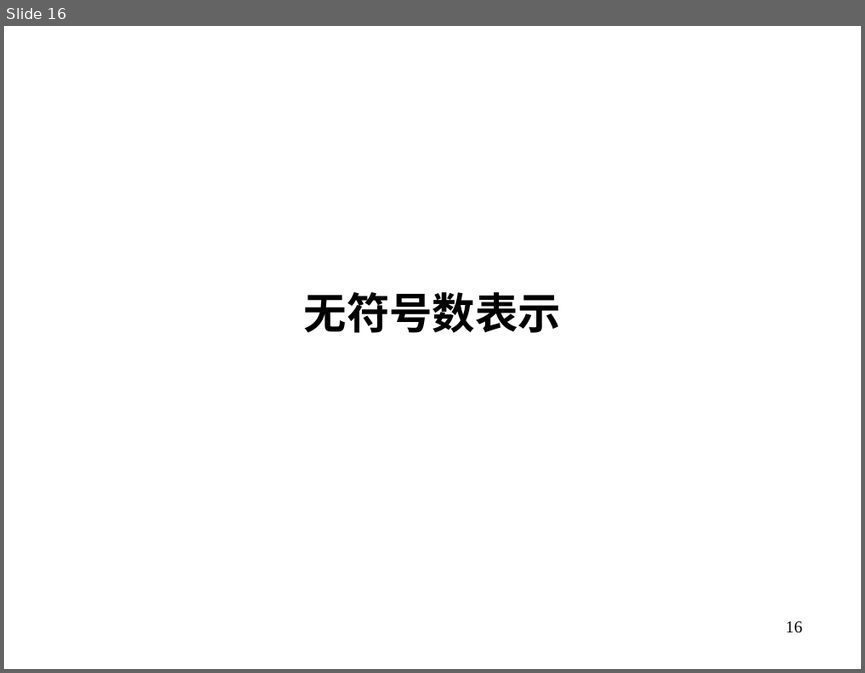
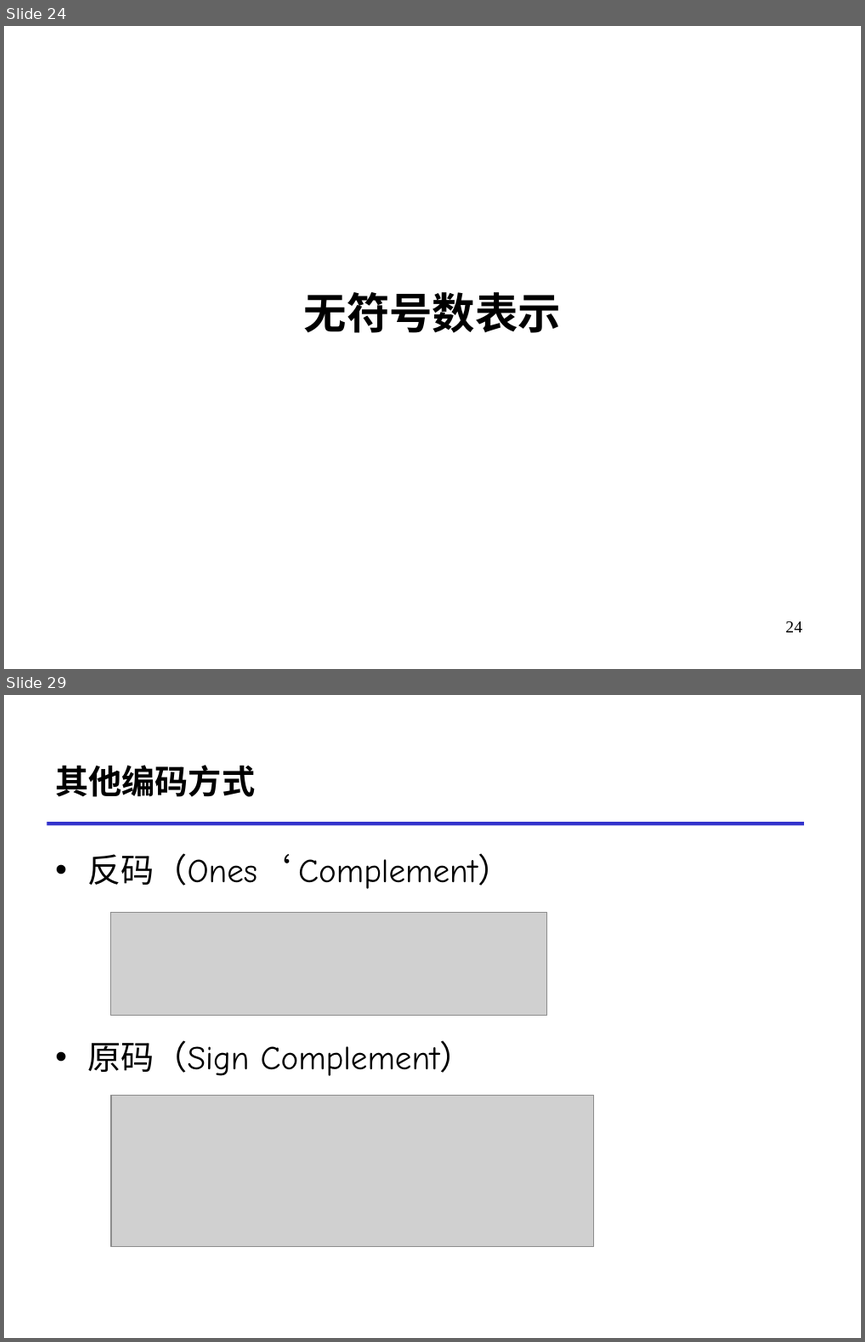
Before and after one commit to RUCICS/ICS1-2024-Preparation, a slide deck: 数的表示MoocDemo.pptx. Shown one above the other, each under a label of ours: slide 16 before the commit, slides 24 and 29 after it; the slides between them are not shown. The pictures are 865x673 and 865x1342 pixels, drawn with LibreOffice and Linux fonts; fonts in the diff are those of the drawing; grey boxes stand for pictures. Boxes give left, top, right and bottom in pixels: in the first picture for what was removed or moved away, otherwise in the second. Text is boxed around its words. In the diff, an @@ line names an element or a change of style, - is before the commit and + after.

```diff
--- a/数的表示MoocDemo.pptx
+++ b/数的表示MoocDemo.pptx
@@ slide 29 added at [4,695,861,1338], background #FFFFFF @@
@@ title added at [55,765,255,797], 28 pt, text #000000, bold @@
+其他编码方式
@@ line added from (46, 823) to (803, 823), #3333CC 3 pt @@
@@ text added at [87,853,511,1076], 28 pt, text #000000 @@
+• 反码（Ones‘ Complement）
+• 原码（Sign Complement）
@@ picture added at [111,913,546,1015] @@
@@ picture added at [111,1095,594,1246] @@
@@ what was slide 16 is now slide 24 @@
@@ page number at [785,621,802,632]: text changed @@
-16
+24
```
Also in this commit, not shown: 5 slides changed, 35 other slides added.
